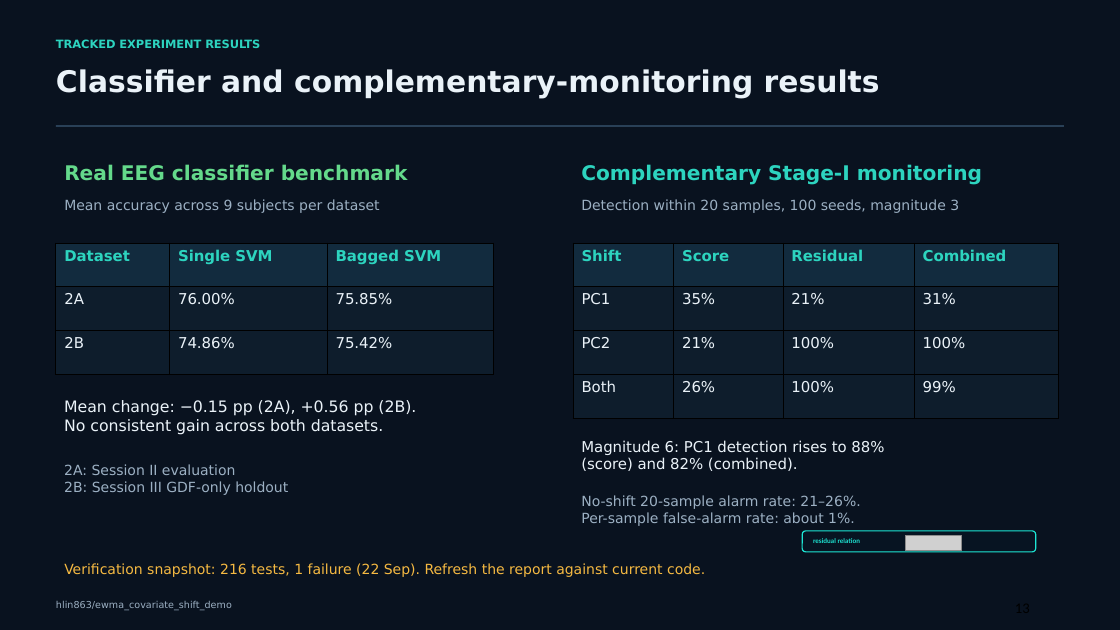
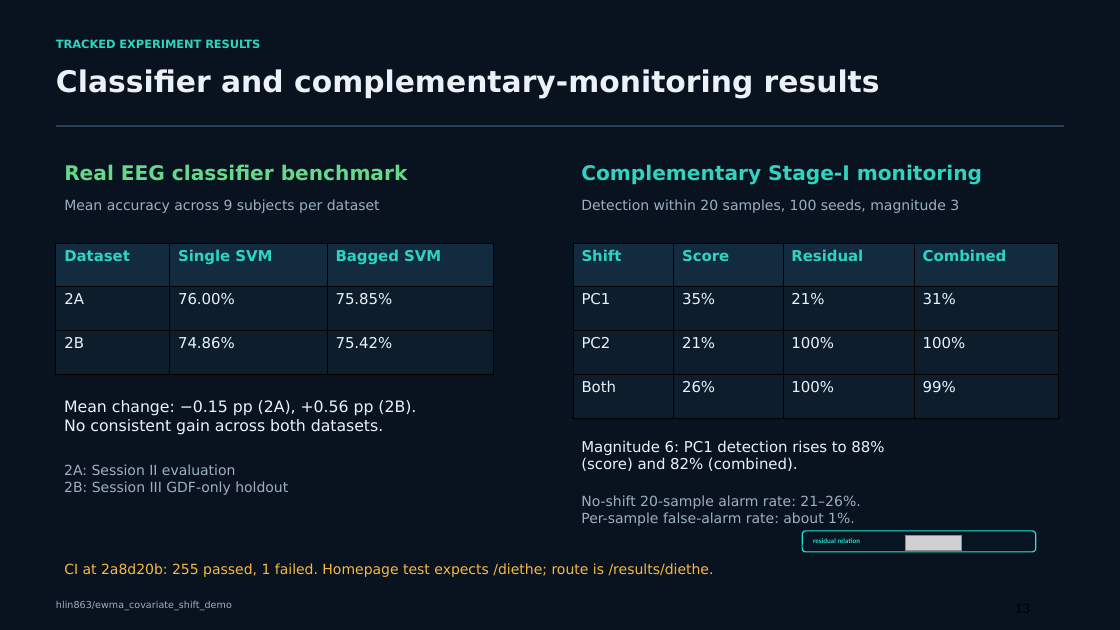
Before and after one commit to hlin863/ewma_covariate_shift_demo, a slide deck: slide 13 of presentations/EWMA_Covariate_Shift_Progress_Review_Haocheng_Lin.pptx. Drawn at 1120x630 pixels with LibreOffice and Linux fonts; fonts in the diff are those of the drawing; grey boxes stand for pictures. Boxes give left, top, right and bottom in pixels: in the first picture for what was removed or moved away, otherwise in the second. Text is boxed around its words. In the diff, an @@ line names an element or a change of style, - is before the commit and + after.

Commit message:
Update EWMA progress review deck
Refresh the EWMA covariate shift progress review presentation with revised slides and updated content reflecting the latest project status.

```diff
--- a/presentations/EWMA_Covariate_Shift_Progress_Review_Haocheng_Lin.pptx
+++ b/presentations/EWMA_Covariate_Shift_Progress_Review_Haocheng_Lin.pptx
@@ text at (64, 563, 714, 577): text changed @@
-Verification snapshot: 216 tests, 1 failure (22 Sep). Refresh the report against current code.
+CI at 2a8d20b: 255 passed, 1 failed. Homepage test expects /diethe; route is /results/diethe.
```
Also in this commit, not shown: 4 other slides changed, 8 slides added, 5 slides removed.
